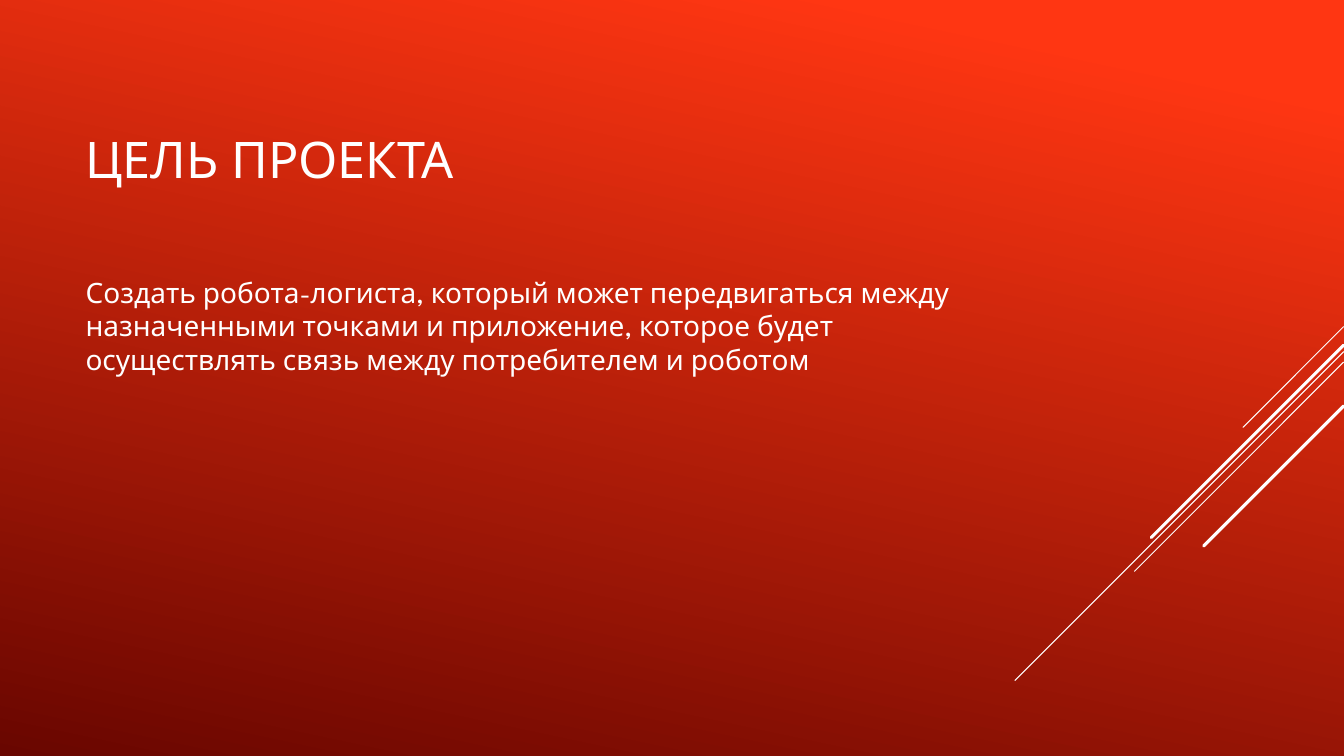
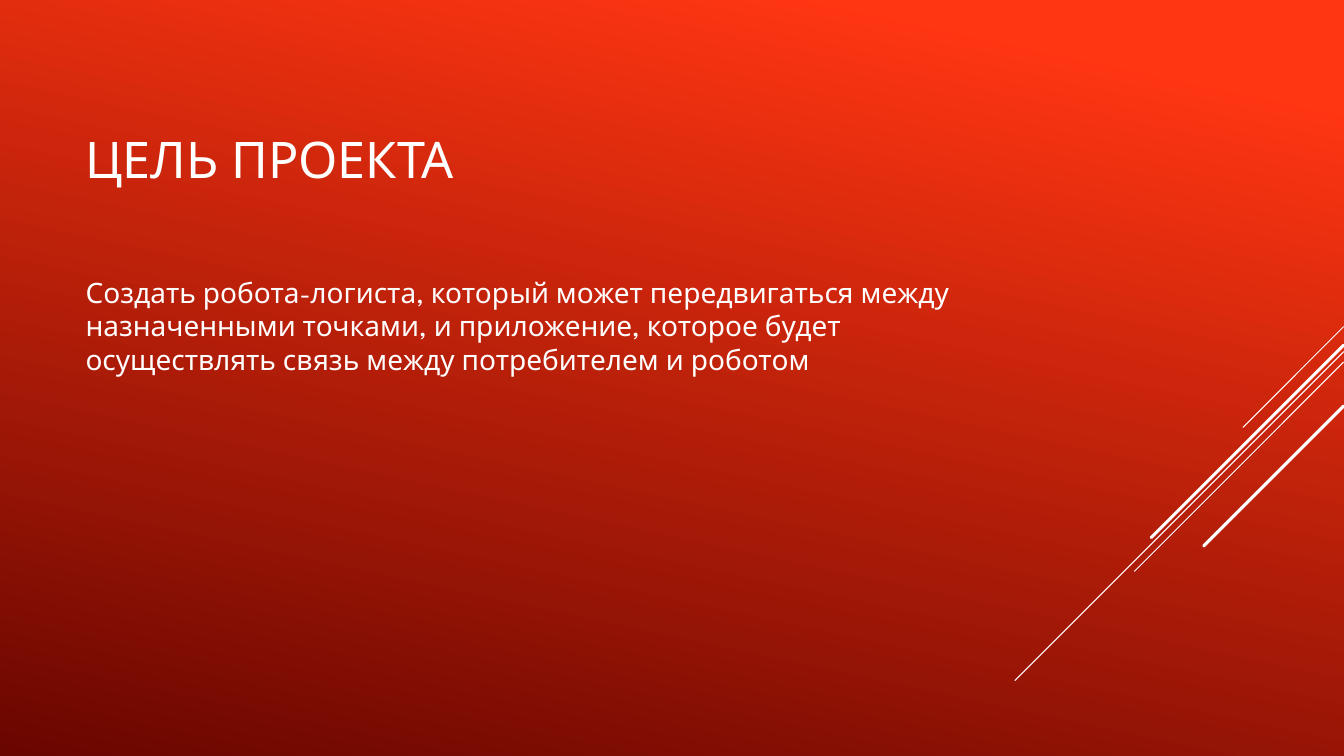
Before and after one commit to TransoChel/ProjectRobotLogistic, a slide deck: slide 2 of Проект «Робот-логист».pptx. Drawn at 1344x756 pixels with LibreOffice and Linux fonts; fonts in the diff are those of the drawing. Boxes give left, top, right and bottom in pixels: in the first picture for what was removed or moved away, otherwise in the second. Text is boxed around its words. In the diff, an @@ line names an element or a change of style, - is before the commit and + after.

```diff
--- a/Проект «Робот-логист».pptx
+++ b/Проект «Робот-логист».pptx
@@ text at [86,281,949,377]: text changed @@
-Создать робота-логиста, который может передвигаться между назначенными точками и приложение, которое будет осуществлять связь между потребителем и роботом
+Создать робота-логиста, который может передвигаться между назначенными точками, и приложение, которое будет осуществлять связь между потребителем и роботом
```
Also in this commit, not shown: 2 other slides changed, 5 slides added, 1 slide removed, 5 other files.
